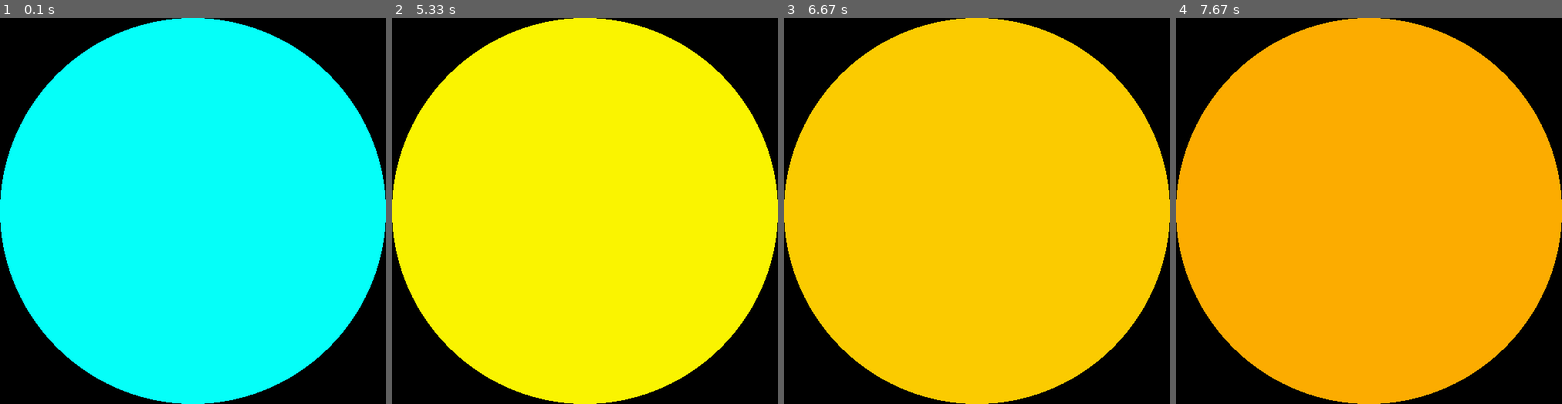
Above: before the commit, frames 1-4 (left to right).
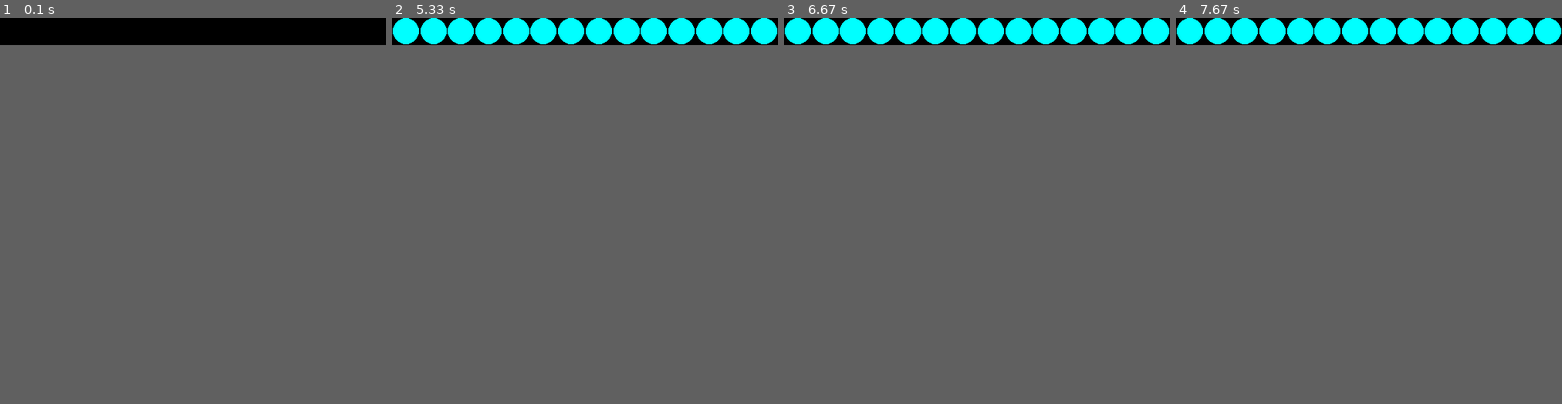
Above: after the commit, the same moments.

Repository: daniel347/MusicalLights
Game: pygame game, started from source/static_colours.py
Same seed, same stepped clock (60 frames per second), same inputs: the game is played once before the commit and once after it.
Inputs:
- Up to frame 1 (0.1 s): no input
- Up to frame 2 (5.33 s): no input
- Up to frame 3 (6.67 s): no input
- Up to frame 4 (7.67 s): no input
The window is 500x500 before the commit and 500x35 after it. Grey fills any space a smaller window leaves; there, only what the larger window draws over its background counts as a difference.

The runs differ from the first frame. In frame 1, 19% of the frame differs, in the area x 0-100%, y 0-100%; in frame 2, 23%; in frame 3, 23%; in frame 4, 23%.

Commit message:
Created Colour segments to run with limited ram (or lots of leds)

Diff:
--- /dev/null
+++ b/source/OldSystem/pybluez-test-client.py
@@ -0,0 +1,42 @@
+from bluetooth import *
+import sys
+
+if sys.version < '3':
+    input = raw_input
+
+addr = None
+
+if __name__ == "__main__":
+    if len(sys.argv) < 2:
+        print("no device specified.  Searching all nearby bluetooth devices for")
+        print("the SampleServer service")
+    else:
+        addr = sys.argv[1]
+        print("Searching for SampleServer on %s" % addr)
+
+    # search for the SampleServer service
+    uuid = "94f39d29-7d6d-437d-973b-fba39e49d4ee"
+    service_matches = find_service( uuid = uuid, address = addr )
+
+    if len(service_matches) == 0:
+        print("couldn't find the SampleServer service =(")
+        sys.exit(0)
+
+    first_match = service_matches[0]
+    port = first_match["port"]
+    name = first_match["name"]
+    host = first_match["host"]
+
+    print("connecting to \"%s\" on %s" % (name, host))
+
+    # Create the client socket
+    sock=BluetoothSocket( RFCOMM )
+    sock.connect((host, port))
+
+    print("connected.  type stuff")
+    while True:
+        data = input()
+        if len(data) == 0: break
+        sock.send(data)
+
+    sock.close()
--- a/source/light_controller.py
+++ b/source/light_controller.py
@@ -1,14 +1,16 @@
 import neopixel
 import board
 import time
+import math
 import RPi.GPIO as GPIO
 import numpy as np
 from scipy.interpolate import interp1d
 
 class LightController():
 
-    def __init__(self, N_LEDS):
+    def __init__(self, N_LEDS, LEDS_PER_COLOUR):
         self.N_LEDS = N_LEDS
+        self.LEDS_PER_COLOUR = LEDS_PER_COLOUR
         self.pixels = neopixel.NeoPixel(board.D18, N_LEDS, auto_write=False)
 
         self.MAX_CHANNEL = 255
@@ -44,10 +46,11 @@
 
     def __set_all_leds(self, led_array):
         for i in range(self.N_LEDS):
-            self.pixels[i] = led_array[i]
+            led_segment = math.floor(i/self.LEDS_PER_COLOUR)
+            self.pixels[i] = led_array[led_segment]
 
     def shutdown(self):
-        self.__set_all_leds([(0, 0, 0)] * self.N_LEDS)
+        self.__set_all_leds([(0, 0, 0)] * self.N_LEDS/self.LEDS_PER_COLOUR)
         self.pixels.deinit()
 
 
--- a/source/main.py
+++ b/source/main.py
@@ -15,7 +15,8 @@
 LOOP_DELAY = 5 # s
 USE_SIM = False
 PWM_LED = True
-NUM_LEDS = 1
+NUM_LEDS = 144
+LEDS_PER_COLOUR = 144
 
 USE_GPIO = True
 SHUTDOWN_ON_STOP = True
@@ -48,7 +49,7 @@
     controller = LightController()
     controller.startup_pattern()
 
-colours = Colours(NUM_LEDS, 0, 255)
+colours = Colours(NUM_LEDS/LEDS_PER_COLOUR, 0, 255)
 mood_colours = MoodBasedColours(features_thresholds)
 
 scope = "playlist-read-private user-read-currently-playing"
--- a/source/static_colours.py
+++ b/source/static_colours.py
@@ -7,7 +7,7 @@
 LOOP_DELAY = 5 # s
 USE_SIM = True
 PWM_LED = False
-NUM_LEDS = 1
+NUM_LEDS = 14
 
 SHUTDOWN_ON_STOP = False
 STOP_PIN = 16
@@ -40,6 +40,6 @@
 
 while True:
     beats = make_fake_beat(5, 2.5, 60)
-    led_outs = colours.colour_fade_on_beat(colour_scheme, beats, interpolated_points=200)
+    led_outs = colours.colour_pulse_on_beat(colour_scheme, beats)
 
     controller.play_led_output(led_outs)
Not shown, added: source/profiling/mainloop.pstat
Not shown, added: source/profiling/profile.pstat
Not shown, added: source/profiling/profile2.pstat
